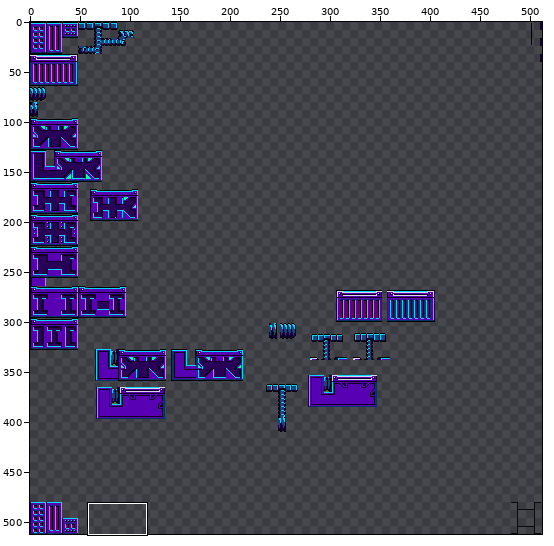
A sprite sheet gets an edit: resources/spritesheets/tiles/testtiles19.png. The picture above shows the old version from afar; the outline marks the close-up.
Close-up. First the earlier version:
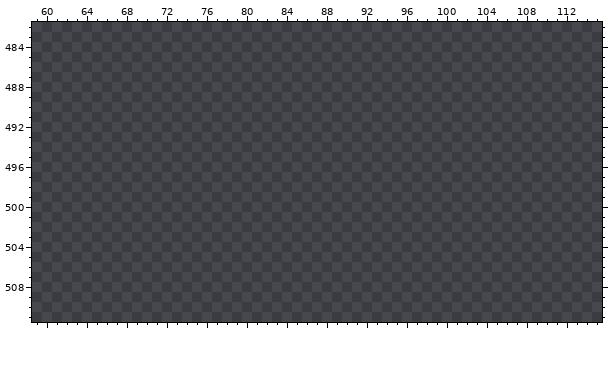
The file is 512x512 pixels. Colours within 5 levels of each other are drawn and written as one. Shown: x 59..115, y 482..511.
The same view after the edit:
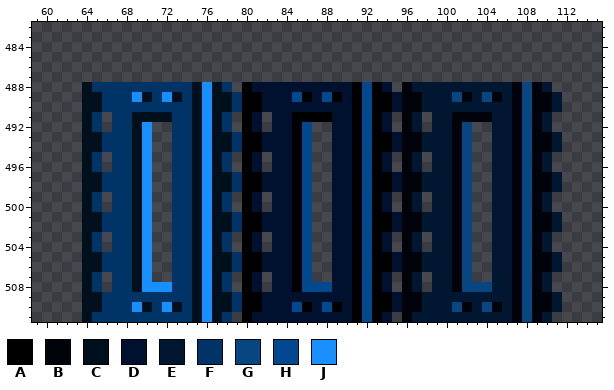
Palette (. is transparent): A #000000  B #00030a  C #000f1c  D #00102f  E #001631  F #003466  G #084681  H #00498f  J #188fff
Log entry: Additions to testtiles19 and scraps_scifi_enemies3
The exact change:
y 488: x 64..78 ............... -> CFFFFFFFFFFCJCF; x 80..94 ............... -> ADDDDDDDDDDAHAD; x 96..110 ............... -> BEEEEEEEEEEBGBE
y 489: x 64..111 ................................................ -> CCFFFJCFJCFCJCCFAADDDHADHADAHAADBBEEEGBEGBEBGBBE
y 490: x 64..111 ................................................ -> CCFFFFFFFFFCJCCFAADDDDDDDDDAHAADBBEEEEEEEEEBGBBE
y 491: x 64..65 .. -> CF; x 67..78 ............ -> FFCCCCFFCJCF; x 80..81 .. -> AD; x 83..94 ............ -> DDAAAADDAHAD; x 96..97 .. -> BE; x 99..110 ............ -> EEBBBBEEBGBE
y 492: x 64..65 .. -> CF; x 67..70 .... -> FFCJ; x 73..78 ...... -> FFCJCF; x 80..81 .. -> AD; x 83..86 .... -> DDAH; x 89..94 ...... -> DDAHAD; x 96..97 .. -> BE; x 99..102 .... -> EEBG; x 105..110 ...... -> EEBGBE
y 493..494: x 64..70 ....... -> CCFFFCJ; x 73..86 .............. -> FFCJCCFAADDDAH; x 89..102 .............. -> DDAHAADBBEEEBG; x 105..111 ....... -> EEBGBBE
y 495..496: x 64..65 .. -> CF; x 67..70 .... -> FFCJ; x 73..78 ...... -> FFCJCF; x 80..81 .. -> AD; x 83..86 .... -> DDAH; x 89..94 ...... -> DDAHAD; x 96..97 .. -> BE; x 99..102 .... -> EEBG; x 105..110 ...... -> EEBGBE
y 497..498: x 64..70 ....... -> CCFFFCJ; x 73..86 .............. -> FFCJCCFAADDDAH; x 89..102 .............. -> DDAHAADBBEEEBG; x 105..111 ....... -> EEBGBBE
y 499..500: x 64..65 .. -> CF; x 67..70 .... -> FFCJ; x 73..78 ...... -> FFCJCF; x 80..81 .. -> AD; x 83..86 .... -> DDAH; x 89..94 ...... -> DDAHAD; x 96..97 .. -> BE; x 99..102 .... -> EEBG; x 105..110 ...... -> EEBGBE
y 501..502: x 64..70 ....... -> CCFFFCJ; x 73..86 .............. -> FFCJCCFAADDDAH; x 89..102 .............. -> DDAHAADBBEEEBG; x 105..111 ....... -> EEBGBBE
y 503..504: x 64..65 .. -> CF; x 67..70 .... -> FFCJ; x 73..78 ...... -> FFCJCF; x 80..81 .. -> AD; x 83..86 .... -> DDAH; x 89..94 ...... -> DDAHAD; x 96..97 .. -> BE; x 99..102 .... -> EEBG; x 105..110 ...... -> EEBGBE
y 505..506: x 64..70 ....... -> CCFFFCJ; x 73..86 .............. -> FFCJCCFAADDDAH; x 89..102 .............. -> DDAHAADBBEEEBG; x 105..111 ....... -> EEBGBBE
y 507: x 64..65 .. -> CF; x 67..70 .... -> FFCJ; x 73..78 ...... -> FFCJCF; x 80..81 .. -> AD; x 83..86 .... -> DDAH; x 89..94 ...... -> DDAHAD; x 96..97 .. -> BE; x 99..102 .... -> EEBG; x 105..110 ...... -> EEBGBE
y 508: x 64..65 .. -> CF; x 67..78 ............ -> FFCJJJFFCJCF; x 80..81 .. -> AD; x 83..94 ............ -> DDAHHHDDAHAD; x 96..97 .. -> BE; x 99..110 ............ -> EEBGGGEEBGBE
y 509: x 64..111 ................................................ -> CCFFFFFFFFFCJCCFAADDDDDDDDDAHAADBBEEEEEEEEEBGBBE
y 510: x 64..111 ................................................ -> CCFFFJCFJCFCJCCFAADDDHADHADAHAADBBEEEGBEGBEBGBBE
y 511: x 64..78 ............... -> CFFFFFFFFFFCJCF; x 80..94 ............... -> ADDDDDDDDDDAHAD; x 96..110 ............... -> BEEEEEEEEEEBGBE
Where, in picture pixels (left, top, right, bottom), the same in both close-ups:
added: (82, 82, 562, 322)
